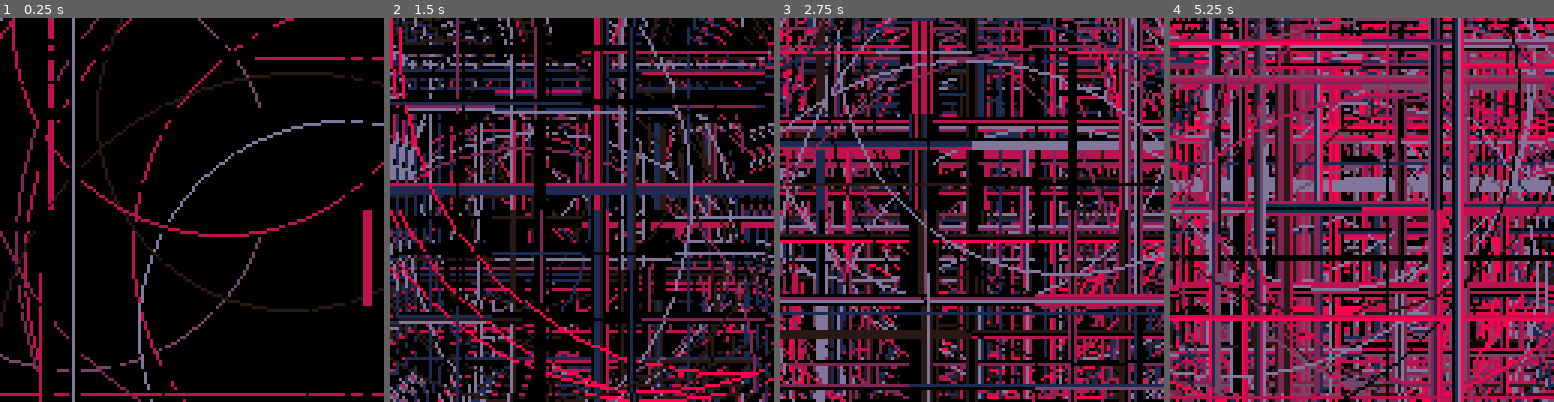
Above: before the commit, frames 1-4 (left to right).
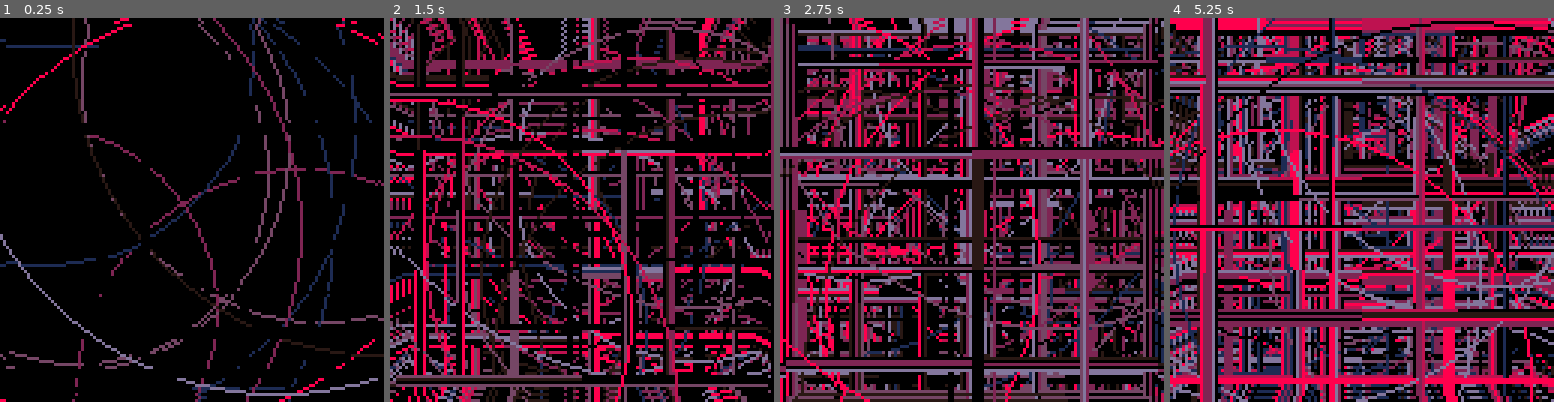
Above: after the commit, the same moments.

Repository: aebrer/pico8_carts
Game: PICO-8 cartridge tweetcart_token_2021/series_01/04.p8
The game is run twice, just before and just after one commit, with the same random seed, the same clock (stepped at 60 frames per second) and the same inputs.
Inputs:
- Up to frame 1 (0.25 s): no input
- Up to frame 2 (1.5 s): no input
- Up to frame 3 (2.75 s): no input
- Up to frame 4 (5.25 s): no input

The runs differ from the first frame. In frame 1, 16% of the frame differs, in the area x 0-100%, y 0-100%; in frame 2, 65%; in frame 3, 79%; in frame 4, 87%.

Commit message:
feb tweetcart - tangled nest

Diff:
--- a/tweetcart_token_2021/series_01/04.p8
+++ b/tweetcart_token_2021/series_01/04.p8
@@ -1,8 +1,9 @@
 pico-8 cartridge // http://www.pico-8.com
 version 34
 __lua__
-_set_fps(60)pal({8,-8,2,1,-3,13,-16},1)cls()poke(0x5f54,0x60)palt(0,false)r=rnd::_::if(r()>.98)sspr(0,0,128,128,3,3,122,122)
-circ(r(128),r(128),r(64)+64,r(8))sspr(0,r(128),128,r(5),r(128),0,r(5),128)sspr(r(128),0,r(5),128,0,r(128),128,r(5))flip()goto _
+_set_fps(60)pal({8,-8,2,1,-3,13,-16},1)cls()poke(0x5f54,0x60)palt(0,false)r=rnd::_::if(r()>.1)sspr(0,0,128,128,2,2,124,124)
+for i=0,10 do circ(r(128),r(128),r(64)+64,r(8))sspr(0,r(128),128,r(5),r(128),0,r(5),128)sspr(r(128),0,r(5),128,0,r(128),128,r(5))flip()end
+goto _
 __gfx__
 0000000077777777000000000000000000000000000000005050505599999999eeeeeeee00000000000000008888888800000000000000000000000000000000
 0000000070000007088888800cccccc00aaaaaa00bbbbbb05000000090000009e000000e00006665000090008778877800000000000000000000000000000000
